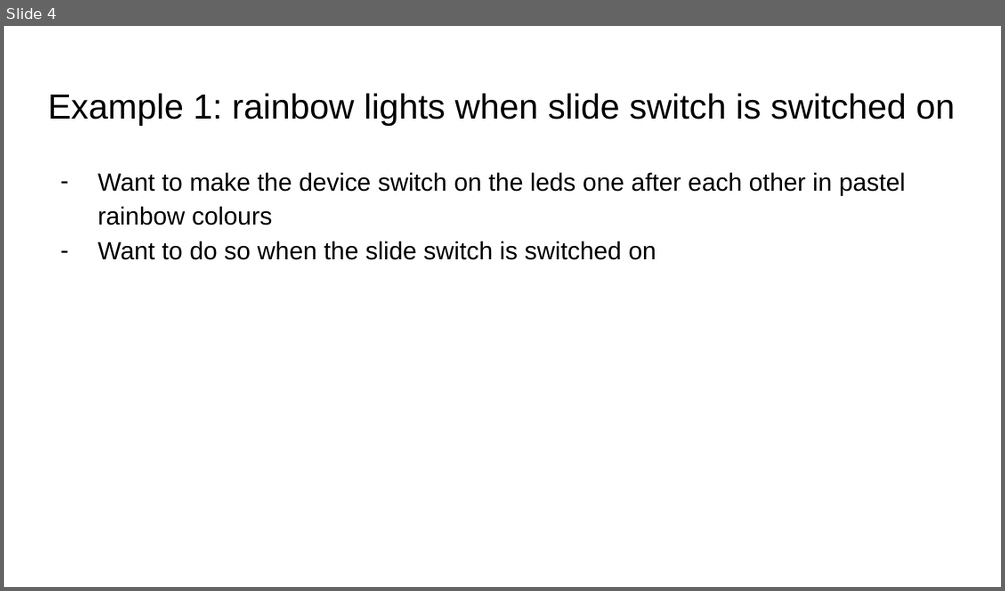
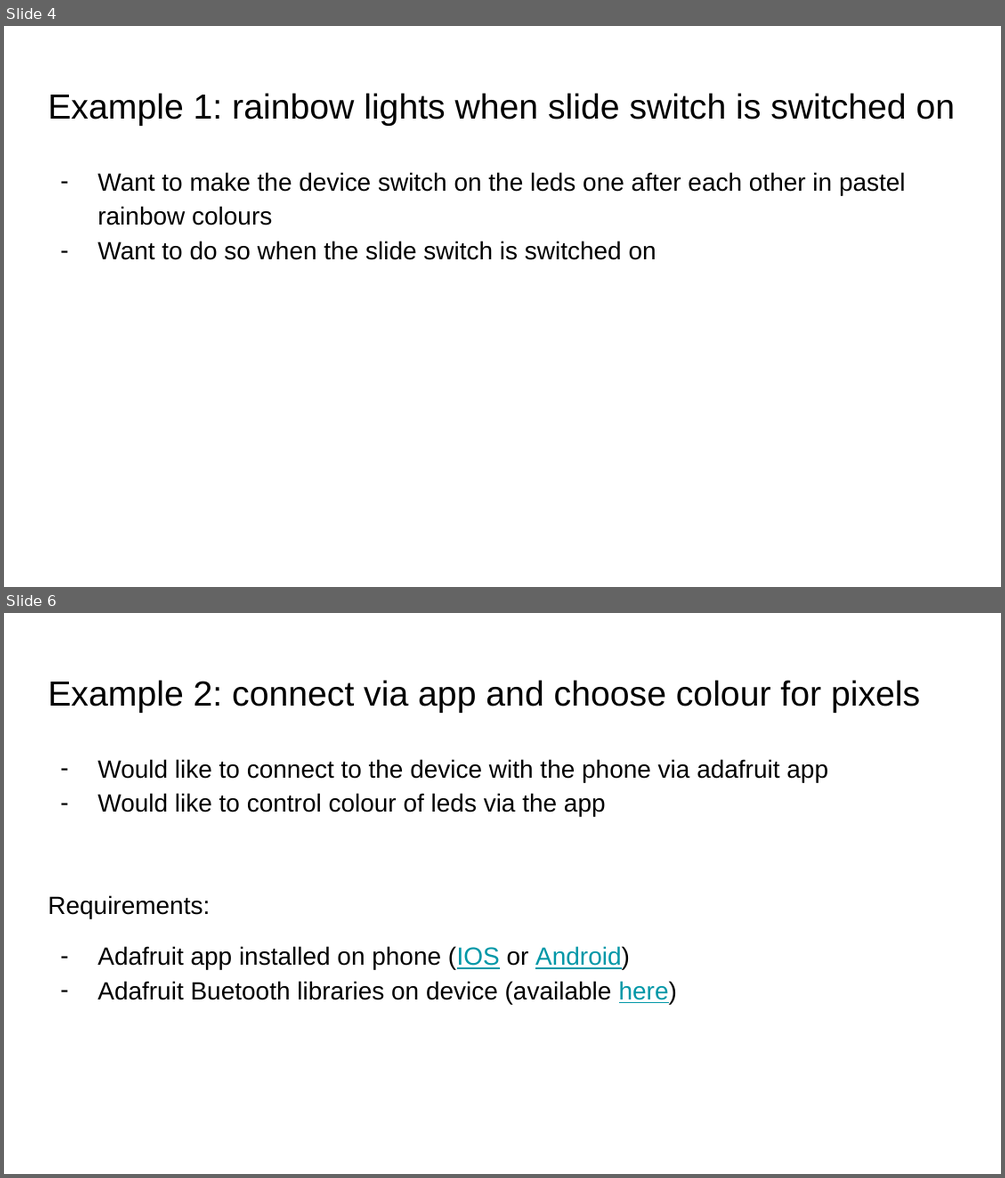
Before and after one commit to MissMathmagician0/circuitpython-intro, a slide deck: presentation/CircuitPython intro.pptx. Shown one above the other, each under a label of ours: slide 4 before the commit, slides 4 and 6 after it; the slides between them are not shown. The pictures are 1005x591 and 1005x1178 pixels, drawn with LibreOffice and Linux fonts; fonts in the diff are those of the drawing. Boxes give left, top, right and bottom in pixels: in the first picture for what was removed or moved away, otherwise in the second. Text is boxed around its words. In the diff, an @@ line names an element or a change of style, - is before the commit and + after.

```diff
--- a/presentation/CircuitPython intro.pptx
+++ b/presentation/CircuitPython intro.pptx
@@ slide 6 added at bbox=[4, 613, 1001, 1174], background #FFFFFF @@
@@ title added at bbox=[48, 680, 920, 713], 25.2 pt, text #000000 @@
+Example 2: connect via app and choose colour for pixels
@@ text added at bbox=[48, 759, 828, 1004], 18 pt, text #000000 @@
+– Would like to connect to the device with the phone via adafruit app
+– Would like to control colour of leds via the app
+Requirements:
+– Adafruit app installed on phone (IOS or Android)
+– Adafruit Buetooth libraries on device (available here)
```
Also in this commit, not shown: 2 slides changed, 5 other slides added.
